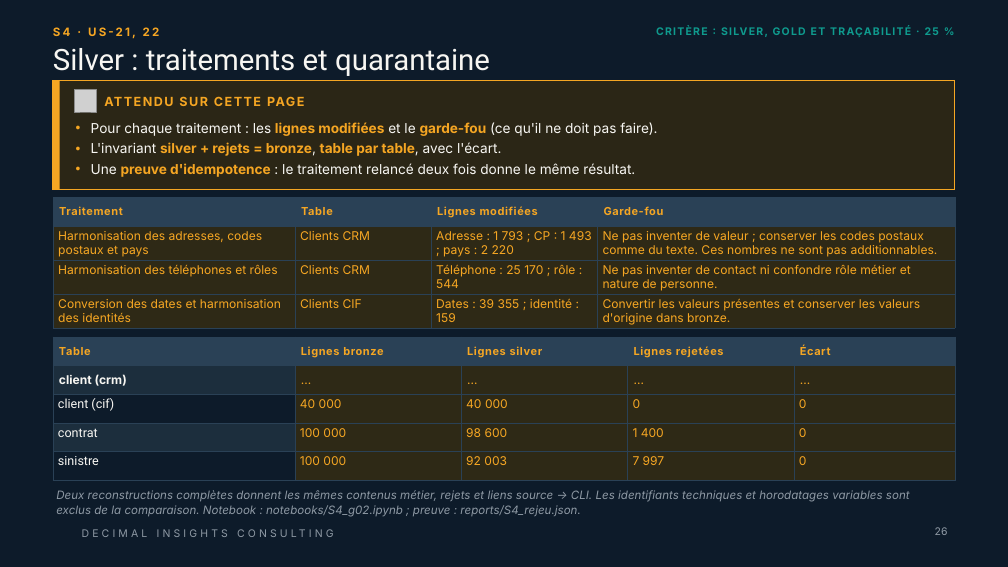
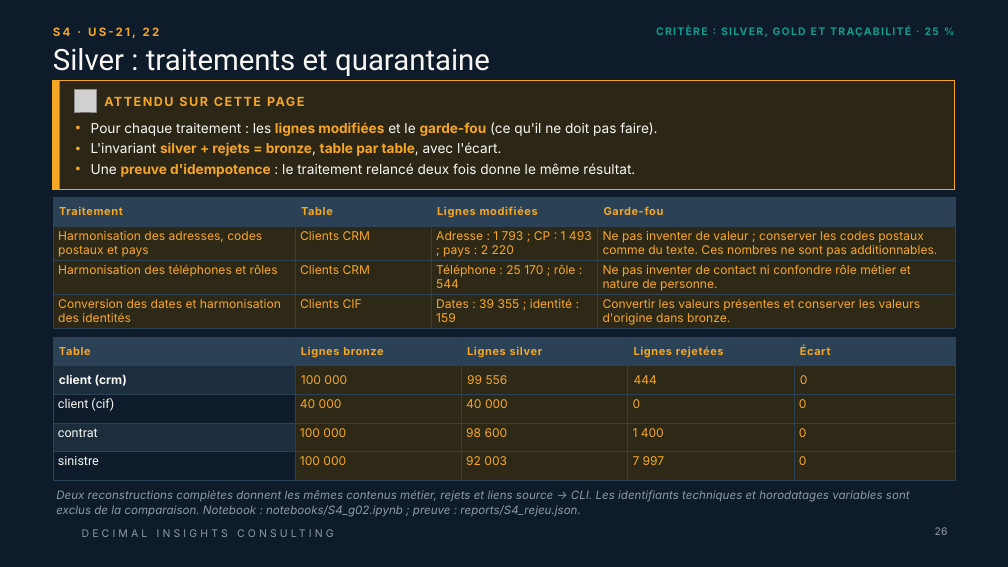
Before and after one commit to ruthabebeneg/td-qualite-g02, a slide deck: slide 26 of livrables/Livrable_Groupe_TD_AssurConnect.pptx. Drawn at 1008x567 pixels with LibreOffice and Linux fonts; fonts in the diff are those of the drawing; grey boxes stand for pictures; background and template pictures are left out. Boxes give left, top, right and bottom in pixels: in the first picture for what was removed or moved away, otherwise in the second. Text is boxed around its words. In the diff, an @@ line names an element or a change of style, - is before the commit and + after.

```diff
--- a/livrables/Livrable_Groupe_TD_AssurConnect.pptx
+++ b/livrables/Livrable_Groupe_TD_AssurConnect.pptx
@@ table at (53,337,955,481) @@
-row 2: client (crm) | … | … | … | …
+row 2: client (crm) | 100 000 | 99 556 | 444 | 0
```
Also in this commit, not shown: 24 other slides changed.
